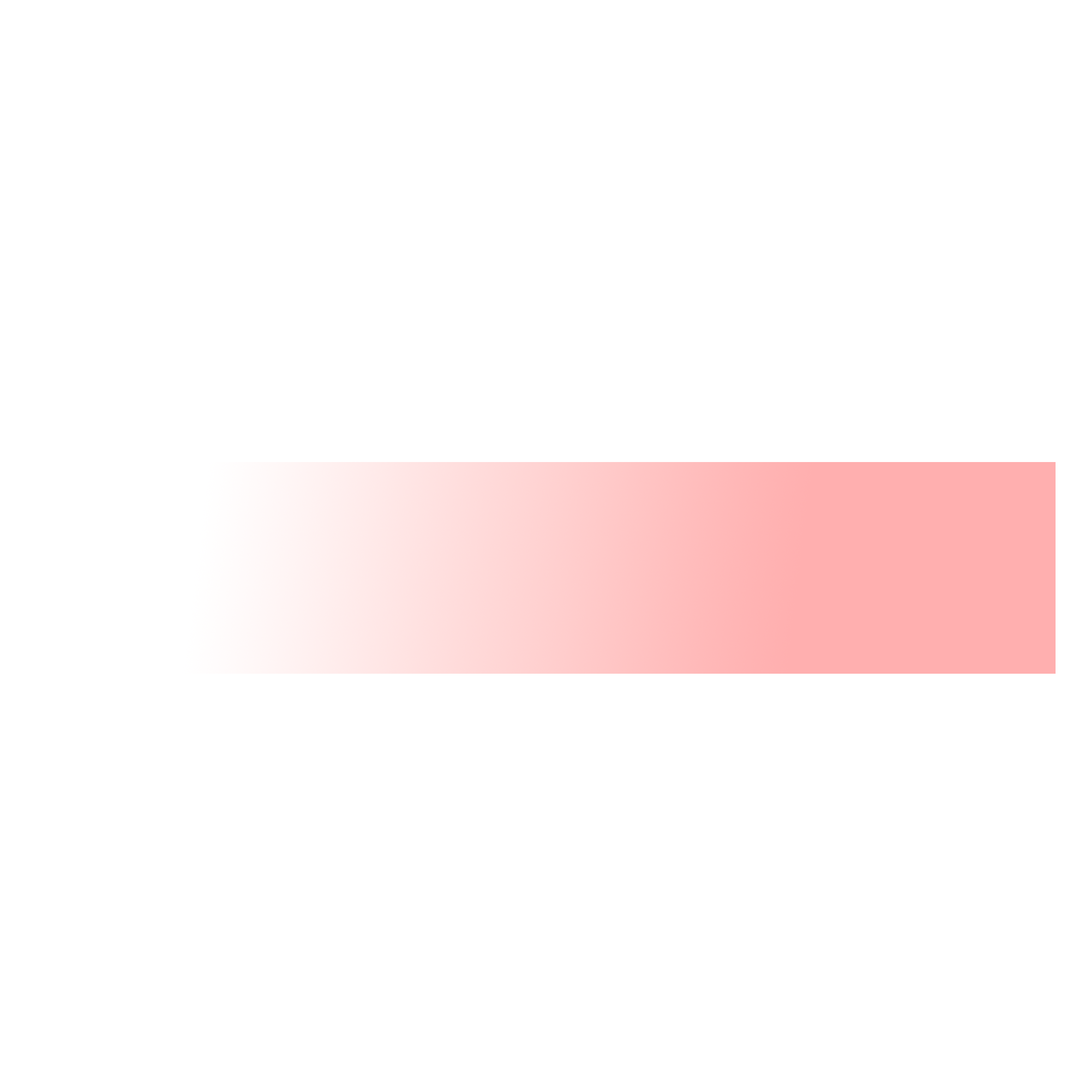
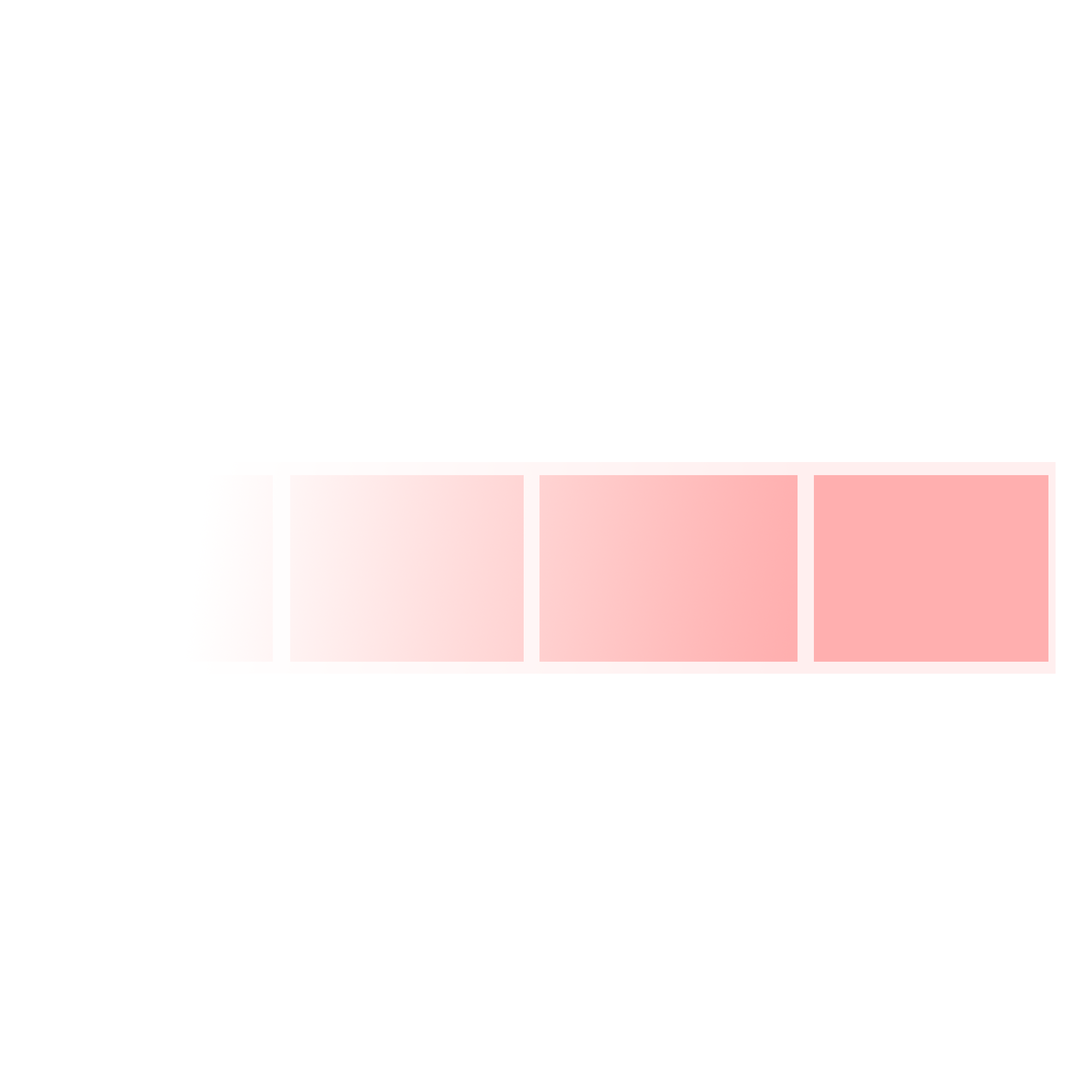
Layered file, before and after one edit (1091 x 1091). Changes by layer:
added layer "Layer 2" (80%) above "Gradient Fill 1" over [left=213, top=462, right=1057, bottom=675]
